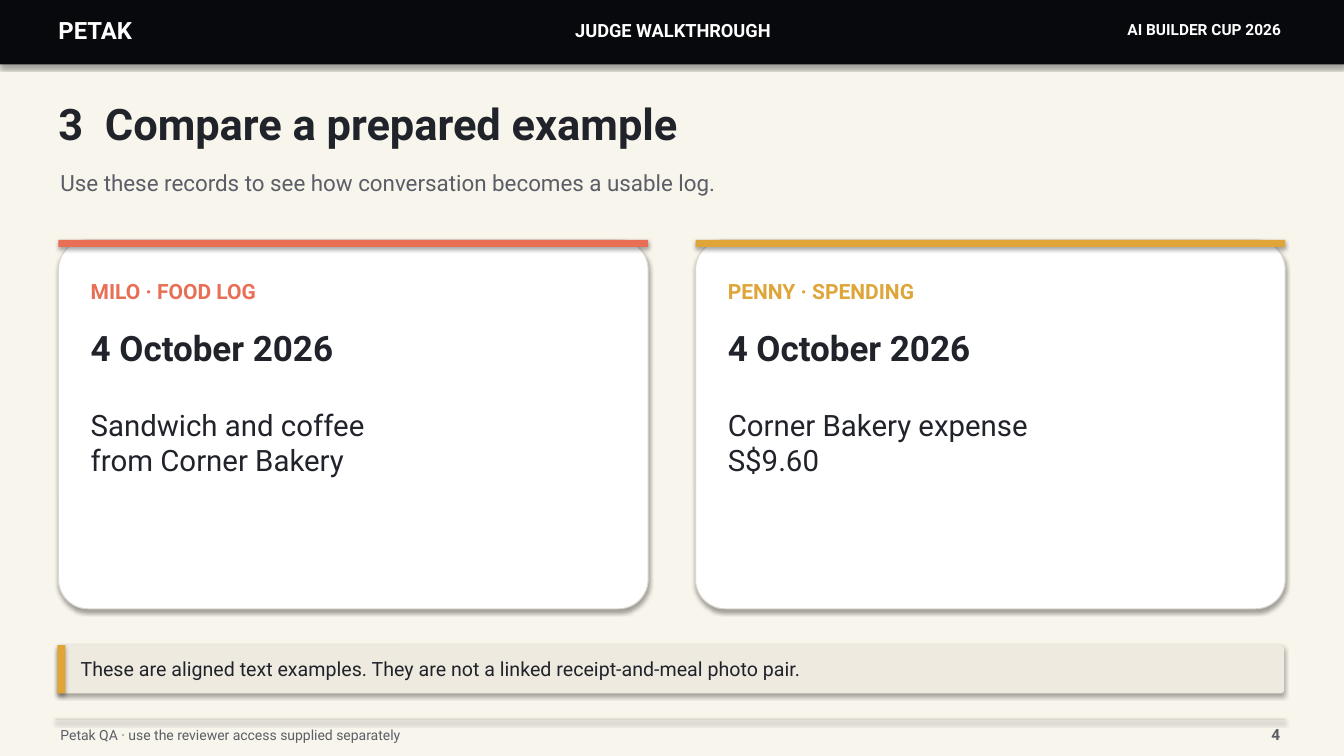
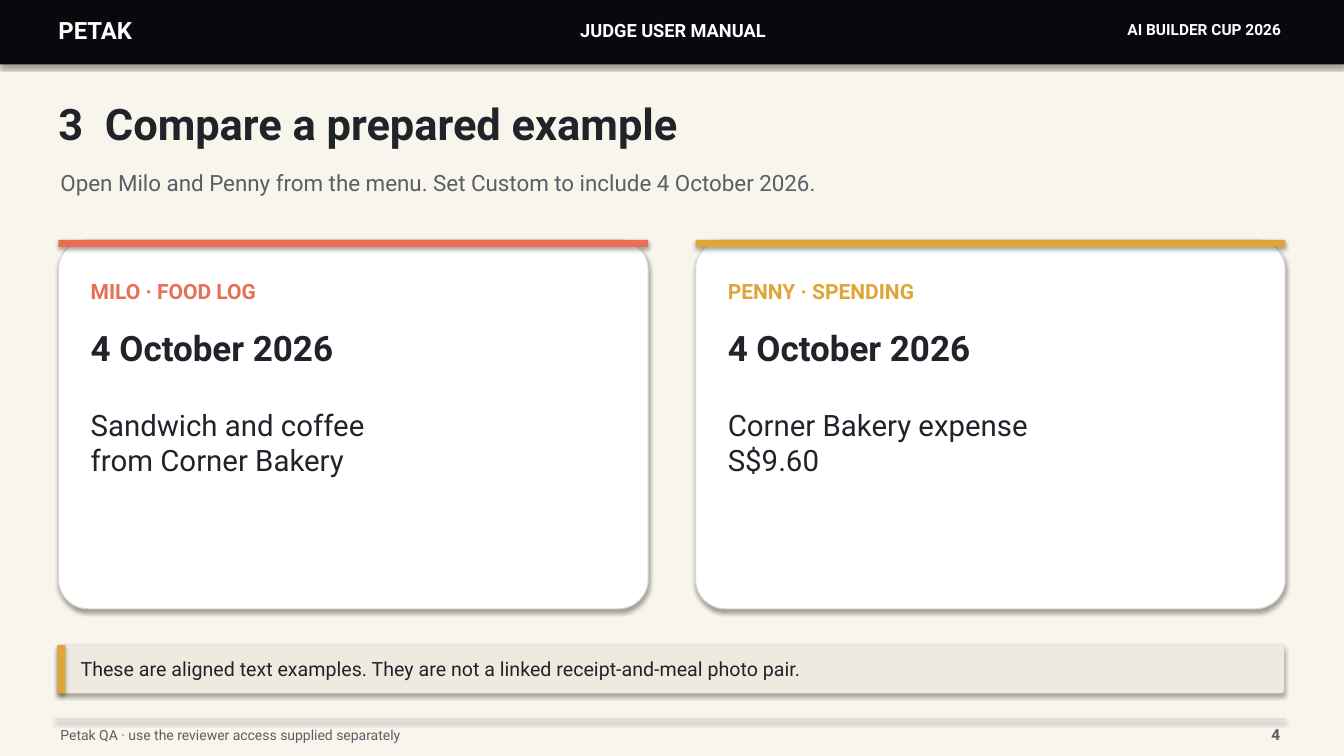
Before and after one commit to FhikarZul/petak-builder-cup-2026, a slide deck: slide 4 of docs/judge-walkthrough.pptx. Drawn at 1344x756 pixels with LibreOffice and Linux fonts; fonts in the diff are those of the drawing. Boxes give left, top, right and bottom in pixels: in the first picture for what was removed or moved away, otherwise in the second. Text is boxed around its words. In the diff, an @@ line names an element or a change of style, - is before the commit and + after.

Commit message:
Audit and focus judge manual slides

```diff
--- a/docs/judge-walkthrough.pptx
+++ b/docs/judge-walkthrough.pptx
@@ text at box(580, 24, 766, 37): text changed @@
-JUDGE WALKTHROUGH
+JUDGE USER MANUAL
@@ text at box(60, 174, 815, 196): text changed @@
-Use these records to see how conversation becomes a usable log.
+Open Milo and Penny from the menu. Set Custom to include 4 October 2026.
```
Also in this commit, not shown: 7 other slides changed, 4 slides removed.
